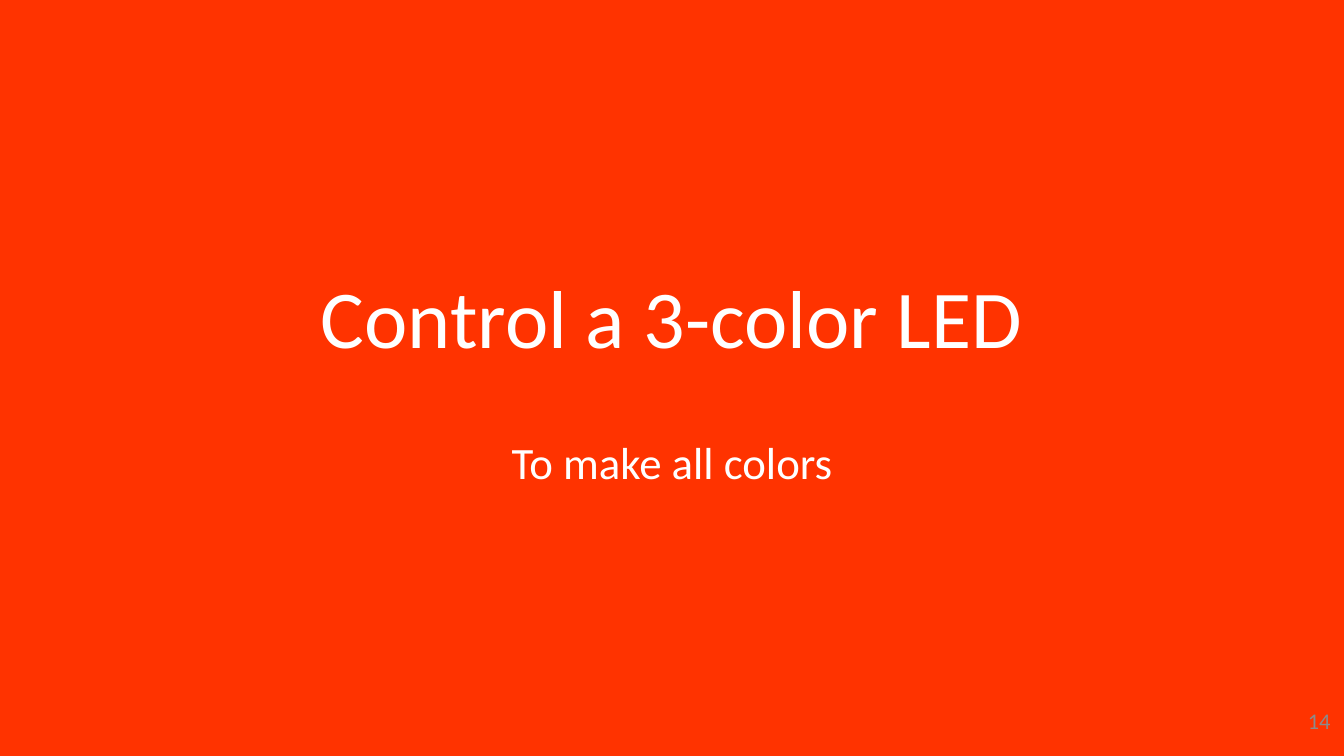
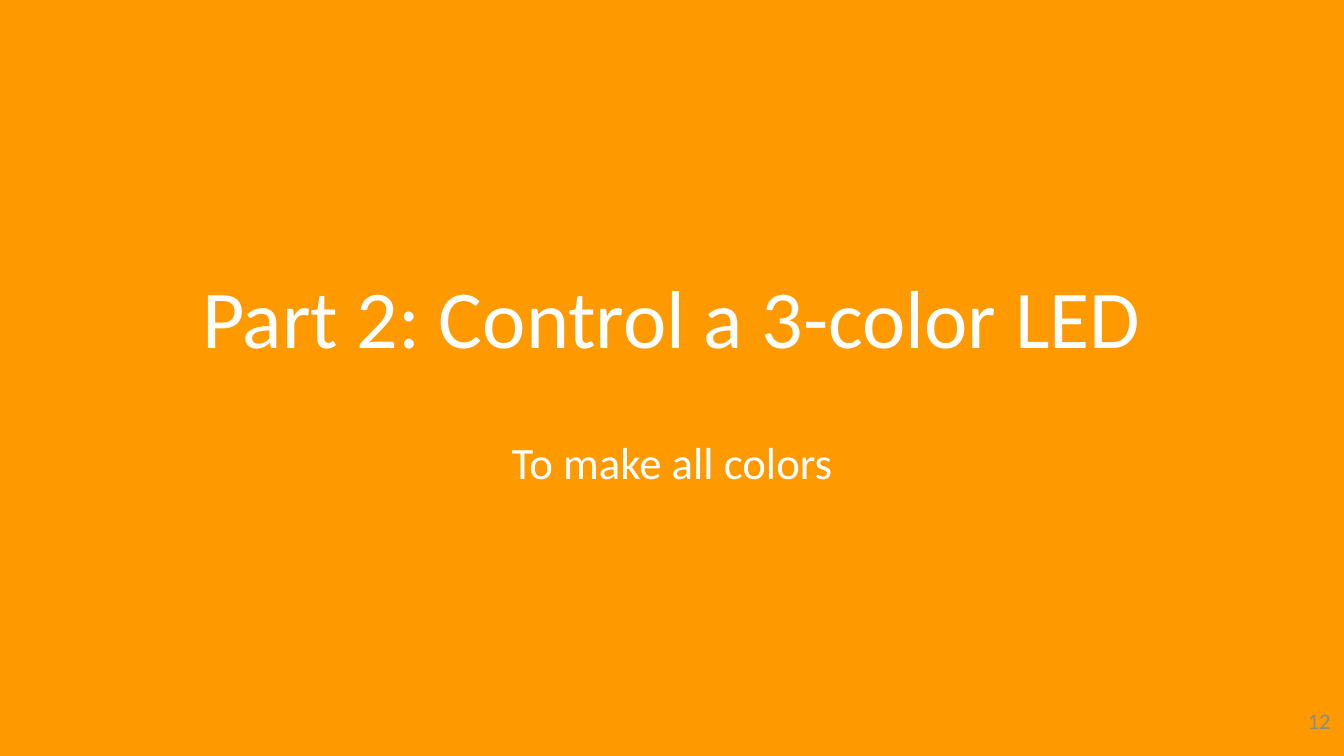
Before and after one commit to hansdejongehv/scratchClient-Tutorials, a slide deck: slide 12 of scratchClientTutorial/UK---English/UK - 3 - scratchCl Advanced Tutorial.pptx (slide 14 before the commit). Drawn at 1344x756 pixels with LibreOffice and Linux fonts; fonts in the diff are those of the drawing. Boxes give left, top, right and bottom in pixels: in the first picture for what was removed or moved away, otherwise in the second. Text is boxed around its words. In the diff, an @@ line names an element or a change of style, - is before the commit and + after.

```diff
--- a/scratchClientTutorial/UK---English/UK - 3 - scratchCl Advanced Tutorial.pptx
+++ b/scratchClientTutorial/UK---English/UK - 3 - scratchCl Advanced Tutorial.pptx
@@ background #FF3300 to #FF9900 @@
@@ title at box(202, 291, 1140, 349): text changed @@
-Control a 3-color LED
+Part 2: Control a 3-color LED
@@ page number at box(1308, 714, 1331, 729): text changed @@
-14
+12
```
Also in this commit, not shown: 20 other slides changed, 2 slides removed, 41 other files.
